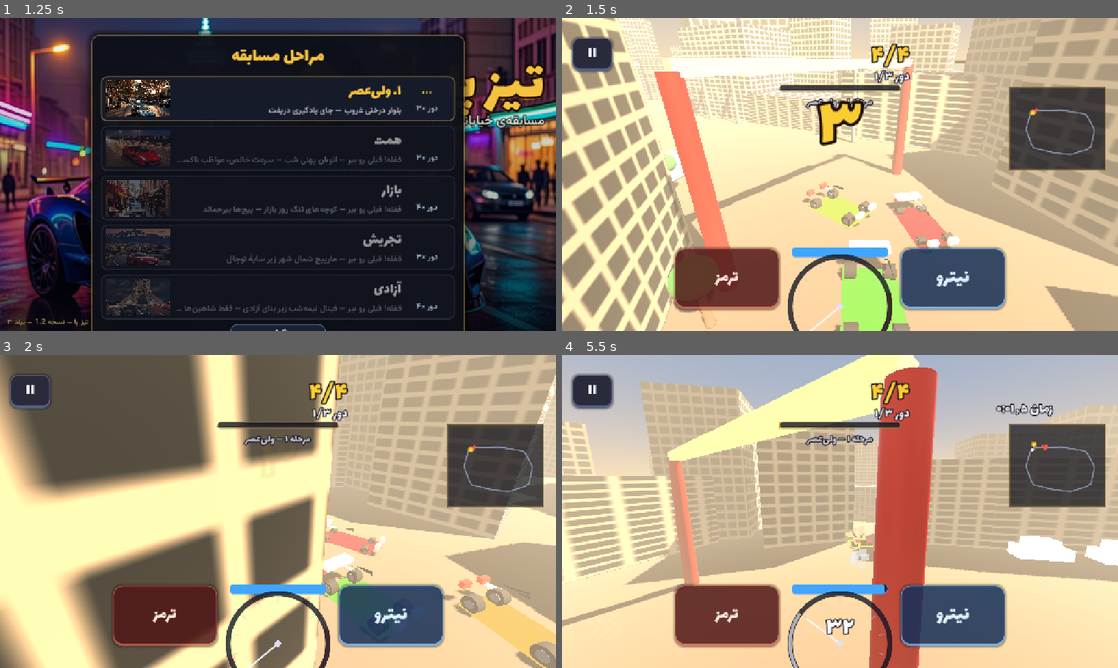
Above: before the commit, frames 1-4 (two rows, left to right).
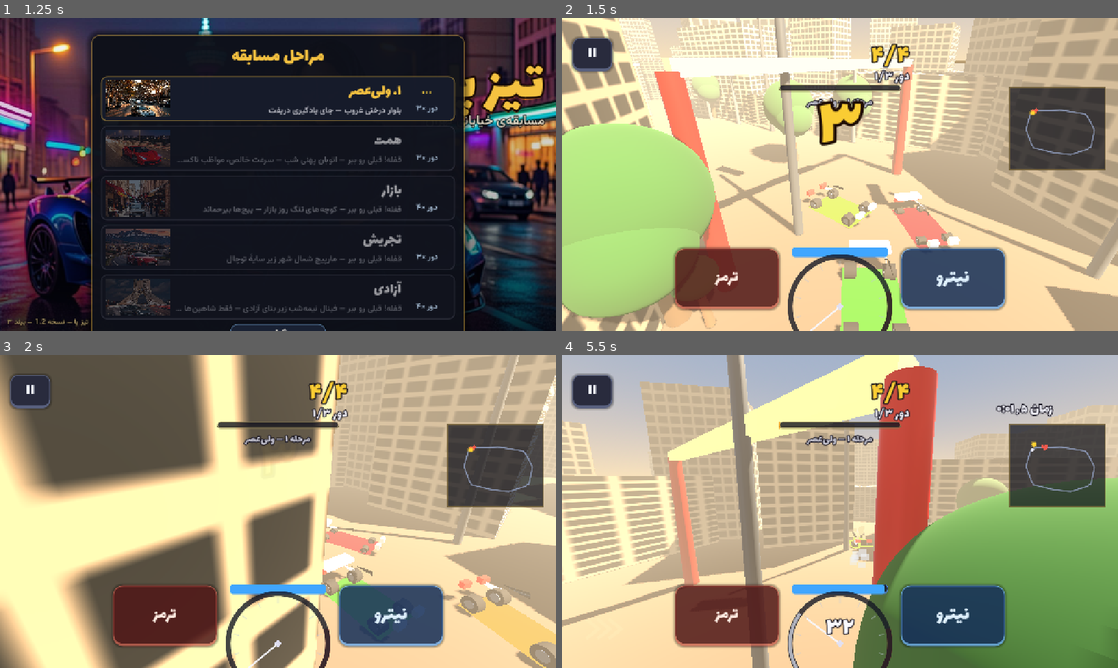
Above: after the commit, the same moments.

Repository: ldrcoir/tizpa
Game: Godot game, scene res://scenes/aghaz.tscn
The game is run twice, just before and just after one commit, with the same random seed, the same clock (stepped at 60 frames per second) and the same inputs.
Inputs (mouse positions are in pixels of both pictures, inside the frame that each line leads up to):
- Up to frame 1 (1.25 s): click "شروع مسابقه" at 0.5 s
- Up to frame 2 (1.5 s): click (840, 99) at 1.27 s
- Up to frame 3 (2 s): no input
- Up to frame 4 (5.5 s): tap Enter at 2 s; move the mouse to (962, 495) at 2.02 s; hold Right 2.03-2.75 s; tap X at 2.1, 3.6, 5.1 s; click (962, 495) at 2.17 s; tap Space at 2.27, 5.27 s; drag from (728, 527) to (812, 574) at 2.77 s; move the mouse to (895, 442) at 3.52 s; hold Right 3.53-4.25 s; drag from (812, 574) to (673, 464) at 4.27 s; move the mouse to (1006, 558) at 5.02 s; hold Left from 5.03 s (still down)

Frame 1 is identical in both runs. In frame 2, 19% of the frame differs, in the area x 0-100%, y 0-99%; in frame 3, 0.4%; in frame 4, 22%, in the area x 21-100%, y 0-100%.

Commit message:
جاده‌ی سه‌بعدی واقعی (آسفالت، خط‌کشی، جدول، چراغ برق، درخت) + حذف لوگوی گودوت + متن درباره ما
Co-authored-by: ldrcoir <ldrcoir@users.noreply.github.com>

Diff:
--- a/game/project.godot
+++ b/game/project.godot
@@ -6,6 +6,8 @@
 config/name="Tiz Pa | تیز پا"
 run/main_scene="res://scenes/aghaz.tscn"
 config/features=PackedStringArray("4.7")
+boot_splash/bg_color=Color(0.055, 0.045, 0.055, 1)
+boot_splash/show_image=false
 config/icon="res://icon.png"
 
 [autoload]
--- a/game/scripts/menu.gd
+++ b/game/scripts/menu.gd
@@ -367,13 +367,13 @@
 	var vb: VBoxContainer = poste_darbare.get_child(0)
 	vb.add_child(_onvan_panel("درباره ما"))
 	var pooyesh := Label.new()
-	pooyesh.text = "پژوهی سرای امام هادی، هلیا موزونی."
+	pooyesh.text = "پژوهش سرای امام هادی (ع)\n\nهلیا موزونی\n\nاستاد راهنما: مهندس احسان مراد"
 	pooyesh.add_theme_font_override("font", khatt)
-	pooyesh.add_theme_font_size_override("font_size", 34)
+	pooyesh.add_theme_font_size_override("font_size", 32)
 	pooyesh.add_theme_color_override("font_color", Color(0.94, 0.92, 0.88))
 	pooyesh.horizontal_alignment = HORIZONTAL_ALIGNMENT_CENTER
 	pooyesh.autowrap_mode = TextServer.AUTOWRAP_WORD_SMART
-	pooyesh.custom_minimum_size = Vector2(0, 160)
+	pooyesh.custom_minimum_size = Vector2(0, 240)
 	vb.add_child(pooyesh)
 	vb.add_child(_saf_pusht(poste_darbare))
 
--- a/game/scripts/mosabeghe_3d.gd
+++ b/game/scripts/mosabeghe_3d.gd
@@ -363,6 +363,7 @@
 	rad_ha = RadLastik.new()
 	jahan.add_child(rad_ha)
 
+	_saz_jaddeh(shab)
 	_saz_sakhtemanha(shab)
 	_saz_mavaneh(shab)
 	_saz_khat_shoroo()
@@ -526,7 +527,7 @@
 	var jahat := _masir_jahat(0.0)
 	var tha := jahat.angle()
 	khat_shoroo = Node3D.new()
-	khat_shoroo.position = _j3(shoroo_ja, 0.06)
+	khat_shoroo.position = _j3(shoroo_ja, 0.16)
 	khat_shoroo.rotation.y = _charkh3(tha)
 	jahan.add_child(khat_shoroo)
 	var img := Image.create(16, 4, false, Image.FORMAT_RGBA8)
@@ -603,6 +604,158 @@
 	mat.roughness = 0.96
 	st.set_material(mat)
 	return st.commit()
+
+## نوار پیوسته در فاصله‌ای از خط مرکز — مثلث‌ها با نرمال +Y (رو به دوربین)
+func _navar_masir(fasile: float, pahna: float, ertefa: float, mat: Material) -> ArrayMesh:
+	var st := SurfaceTool.new()
+	st.begin(Mesh.PRIMITIVE_TRIANGLES)
+	for i in gheteh_a.size():
+		var a: Vector2 = gheteh_a[i]
+		var dir: Vector2 = gheteh_jahat[i]
+		var perp := Vector2(-dir.y, dir.x)
+		var b: Vector2 = a + dir * (gheteh_tool[i] + 6.0)
+		st.set_normal(Vector3.UP)
+		st.add_vertex(_j3(a + perp * (fasile - pahna * 0.5), ertefa))
+		st.add_vertex(_j3(b + perp * (fasile - pahna * 0.5), ertefa))
+		st.add_vertex(_j3(b + perp * (fasile + pahna * 0.5), ertefa))
+		st.add_vertex(_j3(a + perp * (fasile + pahna * 0.5), ertefa))
+		var o := i * 4
+		st.add_index(o); st.add_index(o + 2); st.add_index(o + 1)
+		st.add_index(o); st.add_index(o + 3); st.add_index(o + 2)
+	st.set_material(mat)
+	return st.commit()
+
+## خط‌چین روی جاده — دَش‌ها در گام منظم
+func _navar_chape(mat: Material, fasile: float, pahna: float, ertefa: float, gham: float, tool_dash: float) -> ArrayMesh:
+	var st := SurfaceTool.new()
+	st.begin(Mesh.PRIMITIVE_TRIANGLES)
+	var v := 0
+	for i in gheteh_a.size():
+		var a: Vector2 = gheteh_a[i]
+		var dir: Vector2 = gheteh_jahat[i]
+		var perp := Vector2(-dir.y, dir.x)
+		var t := gham * 0.5
+		while t < gheteh_tool[i]:
+			var c: Vector2 = a + dir * t
+			st.set_normal(Vector3.UP)
+			st.add_vertex(_j3(c - dir * (tool_dash * 0.5) - perp * (pahna * 0.5), ertefa))
+			st.add_vertex(_j3(c + dir * (tool_dash * 0.5) - perp * (pahna * 0.5), ertefa))
+			st.add_vertex(_j3(c + dir * (tool_dash * 0.5) + perp * (pahna * 0.5), ertefa))
+			st.add_vertex(_j3(c - dir * (tool_dash * 0.5) + perp * (pahna * 0.5), ertefa))
+			st.add_index(v); st.add_index(v + 2); st.add_index(v + 1)
+			st.add_index(v); st.add_index(v + 3); st.add_index(v + 2)
+			v += 4
+			t += gham
+	st.set_material(mat)
+	return st.commit()
+
+## آسفالت + خط‌کشی + جدول + چراغ برق + درخت — چیزهایی که از پشت ماشین دیده می‌شوند
+func _saz_jaddeh(shab: bool) -> void:
+	var nesf := pahna_rah * 0.5
+	var asfalt := StandardMaterial3D.new()
+	asfalt.albedo_color = Color(0.105, 0.105, 0.12) if not shab else Color(0.085, 0.085, 0.10)
+	asfalt.roughness = 0.94
+	var asfalt_greh := MeshInstance3D.new()
+	asfalt_greh.mesh = _navar_masir(0.0, pahna_rah + 16.0, 0.05, asfalt)
+	jahan.add_child(asfalt_greh)
+	var khat_mat := StandardMaterial3D.new()
+	khat_mat.albedo_color = Color(0.88, 0.87, 0.78)
+	khat_mat.roughness = 0.6
+	if shab:
+		khat_mat.emission_enabled = true
+		khat_mat.emission = Color(0.8, 0.8, 0.7)
+		khat_mat.emission_energy_multiplier = 0.25
+	for tarafe in [-1.0, 1.0]:
+		var lab := MeshInstance3D.new()
+		lab.mesh = _navar_masir(tarafe * (nesf - 10.0), 7.0, 0.12, khat_mat)
+		jahan.add_child(lab)
+	var vasat := MeshInstance3D.new()
+	vasat.mesh = _navar_chape(khat_mat, 0.0, 11.0, 0.12, 170.0, 85.0)
+	jahan.add_child(vasat)
+	var jadval_mat := StandardMaterial3D.new()
+	jadval_mat.albedo_color = Color(0.58, 0.565, 0.53) if not shab else Color(0.28, 0.28, 0.30)
+	jadval_mat.roughness = 0.9
+	for tarafe in [-1.0, 1.0]:
+		var jadval := MeshInstance3D.new()
+		jadval.mesh = _navar_masir(tarafe * (nesf + 9.0), 18.0, 0.10, jadval_mat)
+		jahan.add_child(jadval)
+	_saz_cheraghha(shab, nesf)
+	_saz_derakhtan(shab, nesf)
+
+func _saz_cheraghha(shab: bool, nesf: float) -> void:
+	var mil_mat := StandardMaterial3D.new()
+	mil_mat.albedo_color = Color(0.35, 0.37, 0.40)
+	mil_mat.metallic = 0.6
+	mil_mat.roughness = 0.5
+	var sar_mat := StandardMaterial3D.new()
+	sar_mat.albedo_color = Color(0.9, 0.88, 0.8)
+	if shab:
+		sar_mat.emission_enabled = true
+		sar_mat.emission = Color(1.0, 0.85, 0.55)
+		sar_mat.emission_energy_multiplier = 3.0
+	var taraf := 1.0
+	var s := 170.0
+	while s < tool_masir:
+		var ja: Vector2 = _masir_ja(s)
+		var dir: Vector2 = _masir_jahat(s)
+		var perp := Vector2(-dir.y, dir.x)
+		taraf = -taraf
+		var paye := ja + perp * taraf * (nesf + 34.0)
+		var mil := MeshInstance3D.new()
+		var mm := CylinderMesh.new()
+		mm.top_radius = 4.0
+		mm.bottom_radius = 6.0
+		mm.height = 330.0
+		mil.mesh = mm
+		mil.material_override = mil_mat
+		mil.position = _j3(paye, 165.0)
+		jahan.add_child(mil)
+		var sar := MeshInstance3D.new()
+		var bm := BoxMesh.new()
+		bm.size = Vector3(64.0, 10.0, 18.0)
+		sar.mesh = bm
+		sar.material_override = sar_mat
+		sar.position = _j3(paye - perp * taraf * 24.0, 330.0)
+		sar.rotation.y = _charkh3(dir.angle())
+		jahan.add_child(sar)
+		s += 380.0
+
+func _saz_derakhtan(shab: bool, nesf: float) -> void:
+	if shab:
+		return
+	var tan_mat := StandardMaterial3D.new()
+	tan_mat.albedo_color = Color(0.30, 0.22, 0.14)
+	tan_mat.roughness = 1.0
+	var barg_mat := StandardMaterial3D.new()
+	barg_mat.albedo_color = Color(0.13, 0.30, 0.12)
+	barg_mat.roughness = 1.0
+	var taraf := -1.0
+	var s := 130.0
+	while s < tool_masir:
+		var ja: Vector2 = _masir_ja(s)
+		var dir: Vector2 = _masir_jahat(s)
+		var perp := Vector2(-dir.y, dir.x)
+		taraf = -taraf
+		var paye := ja + perp * taraf * (nesf + 80.0)
+		var tan := MeshInstance3D.new()
+		var tm := CylinderMesh.new()
+		tm.top_radius = 7.0
+		tm.bottom_radius = 10.0
+		tm.height = 90.0
+		tan.mesh = tm
+		tan.material_override = tan_mat
+		tan.position = _j3(paye, 45.0)
+		jahan.add_child(tan)
+		for barg in [[Vector3(0, 120, 0), 52.0], [Vector3(20, 100, -16), 38.0], [Vector3(-18, 105, 14), 34.0]]:
+			var barg_greh := MeshInstance3D.new()
+			var sm := SphereMesh.new()
+			sm.radius = float(barg[1])
+			sm.height = float(barg[1]) * 2.0
+			barg_greh.mesh = sm
+			barg_greh.material_override = barg_mat
+			barg_greh.position = _j3(paye, 0.0) + barg[0]
+			jahan.add_child(barg_greh)
+		s += 300.0
 
 # ───────────────────────── ماشین‌ها ─────────────────────────
 
@@ -981,7 +1134,7 @@
 
 	func ezafe(p: Vector2, tha: float) -> void:
 		var b := Basis(Vector3.UP, -tha)
-		multimesh.set_instance_transform(shomare, Transform3D(b, Vector3(p.x, 0.10, p.y)))
+		multimesh.set_instance_transform(shomare, Transform3D(b, Vector3(p.x, 0.22, p.y)))
 		shomare = (shomare + 1) % TEDAD
 
 # ───────────────────────── HUD ─────────────────────────
Not shown, changed: DESIGN.md
Not shown, changed: download/TizPa_v1.2.apk
Not shown, changed: download/TizPa_v1.2.apk.idsig
